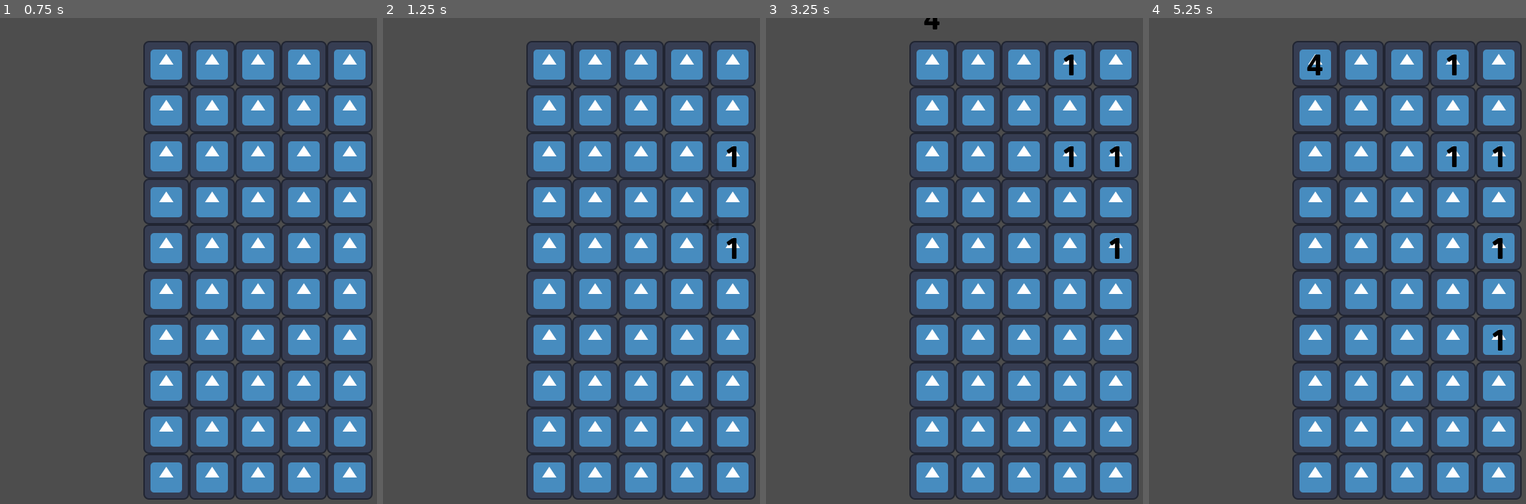
Above: before the commit, frames 1-4 (left to right).
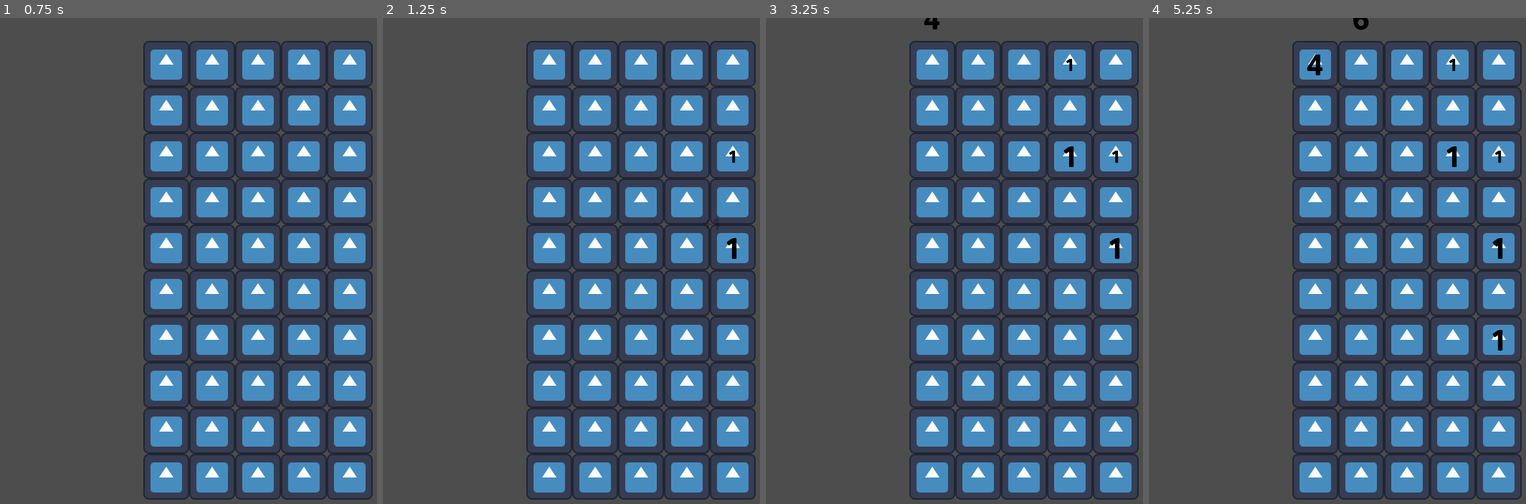
Above: after the commit, the same moments.

Repository: chhurst8/plants-vs-numbers
Game: Godot game, scene res://main.tscn
Same seed, same stepped clock (60 frames per second), same inputs: the game is played once before the commit and once after it. The engine's default icon, where the game draws it, is replaced by a stand-in: a white triangle on a blue panel in a dark square.
Inputs (mouse positions are in pixels of both pictures, inside the frame that each line leads up to):
- Up to frame 1 (0.75 s): tap Enter at 0.5 s; move the mouse to (373, 251) at 0.52 s; hold Mouse wheel down (ScrollDown) from 0.53 s (still down); click (373, 251) at 0.67 s
- Up to frame 2 (1.25 s): keep holding Mouse wheel down (ScrollDown); tap Mouse wheel up (ScrollUp) at 0.8 s
- Up to frame 3 (3.25 s): release Mouse wheel down (ScrollDown) at 1.25 s; drag from (920, 299) to (999, 377) at 1.27 s; tap Space at 2 s; move the mouse to (1075, 163) at 2.02 s; hold Mouse wheel down (ScrollDown) 2.03-2.75 s; click (1075, 163) at 2.17 s; tap Mouse wheel up (ScrollUp) at 2.3 s; tap Enter at 2.75 s; drag from (999, 377) to (867, 197) at 2.77 s
- Up to frame 4 (5.25 s): move the mouse to (outside the picture) at 3.52 s; hold Mouse wheel down (ScrollDown) 3.53-4.25 s; click (outside the picture) at 3.67 s; tap Mouse wheel up (ScrollUp) at 3.8 s; drag from (1250, 197) to (1329, 149) at 4.27 s; move the mouse to (1431, 275) at 5.02 s; hold Mouse wheel down (ScrollDown) from 5.03 s (still down); click (1431, 275) at 5.17 s

Frame 1 is identical in both runs. In frame 2, less than 0.1% of the frame differs, in the area x 91-94%, y 26-31%; in frame 3, 0.1%; in frame 4, 0.2%, in the area x 54-94%, y 0-50%.

Commit message:
explosion code, scroll wheel stuff, export preset

Diff:
--- a/Projectile.tscn
+++ b/Projectile.tscn
@@ -20,6 +20,7 @@
 grow_horizontal = 2
 grow_vertical = 2
 theme = ExtResource("2_e7peq")
+theme_override_font_sizes/font_size = 24
 text = "10"
 horizontal_alignment = 1
 vertical_alignment = 1
--- a/enemy.gd
+++ b/enemy.gd
@@ -66,8 +66,11 @@
 
 func explode() -> void:
 	# TODO: queue free, give the player points, and spawn an explosion which damages other enemies in a 3x3 area
-	pass
+	queue_free()
+
+	main.spawn_explosion(starting_number, grid_position, self)
 
 func die() -> void:
 	# TODO: queue free and also give the player points
+	queue_free()
 	pass
--- a/main.gd
+++ b/main.gd
@@ -57,19 +57,33 @@
 var current_click: Click
 
 var current_increment_amount: int
-
+var max_increment_amount: int
 
 # Called when the node enters the scene tree for the first time.
 func _ready() -> void:
 	# testing
 	spawn_enemy(4, Vector2i(0, -2))
+	spawn_enemy(6, Vector2i(1, -3))
 
 	global_turn_timer.start()
 	turn_owner = TurnOwners.PLAYER
 
 	current_click = null
 	current_increment_amount = 1
-
+	max_increment_amount = 1
+
+
+func _input(event: InputEvent) -> void:
+	# We need this to handle the mouse scroll buttons because they get pressed and released instantenously
+	# and the chance that it happens while the frame is happening is very low
+	if (event.is_action_pressed("ScrollUp")):
+		current_increment_amount += 1
+		if (current_increment_amount >= max_increment_amount):
+			current_increment_amount = max_increment_amount
+	elif (event.is_action_pressed("ScrollDown")):
+		current_increment_amount -= 1
+		if (current_increment_amount <= 1):
+			current_increment_amount = 1
 
 # Called every frame. 'delta' is the elapsed time since the previous frame.
 func _process(delta: float) -> void:
@@ -215,6 +229,15 @@
 	notif.setup(notif_type, notif_number, notif_lifespan, _pos)
 	notif_holder.add_child(notif)
 
+func spawn_explosion(explosion_damage: int, explosion_position: Vector2i, exploding_enemy: Enemy) -> void:
+	for enemy: Enemy in enemy_holder.get_children():
+		if (enemy != exploding_enemy):
+			if (enemy.grid_position.x >= explosion_position.x - 1 and enemy.grid_position.y <= explosion_position.x + 1
+			and enemy.grid_position.y >= explosion_position.y - 1 and enemy.grid_position.y <= explosion_position.y + 1):
+				enemy.take_damage(explosion_damage)
+
+	#TODO: create the visual explosion
+
 func get_enemies() -> Array[Node]:
 	return enemy_holder.get_children()
 
--- a/project.godot
+++ b/project.godot
@@ -34,12 +34,12 @@
 ]
 }
 ScrollUp={
-"deadzone": 0.2,
+"deadzone": 0.0,
 "events": [Object(InputEventMouseButton,"resource_local_to_scene":false,"resource_name":"","device":-1,"window_id":0,"a …(253 unchanged characters)…
 ]
 }
 ScrollDown={
-"deadzone": 0.2,
+"deadzone": 0.0,
 "events": [Object(InputEventMouseButton,"resource_local_to_scene":false,"resource_name":"","device":-1,"window_id":0,"a …(259 unchanged characters)…
 ]
 }
Not shown, added: export_presets.cfg
